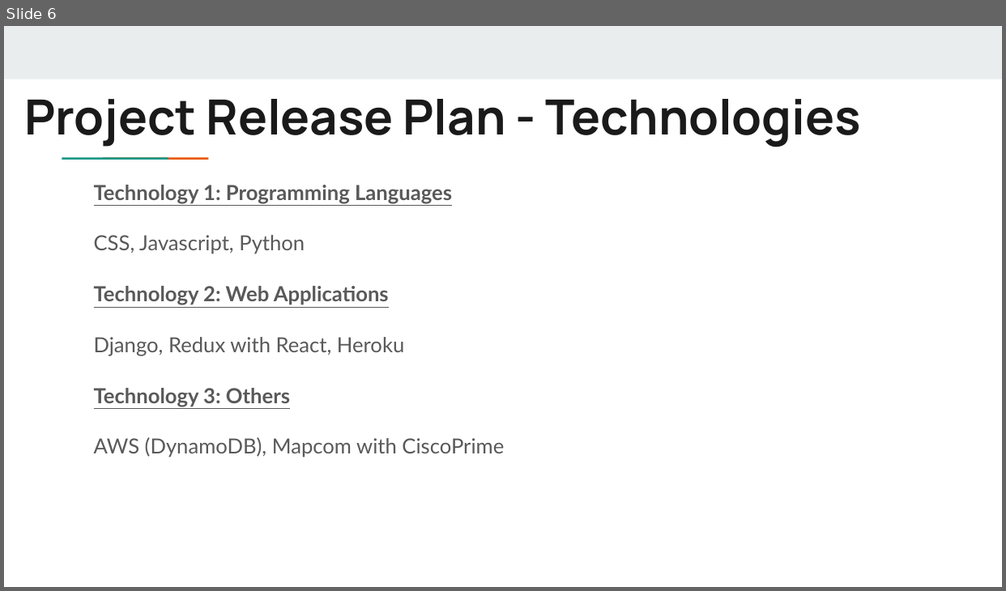
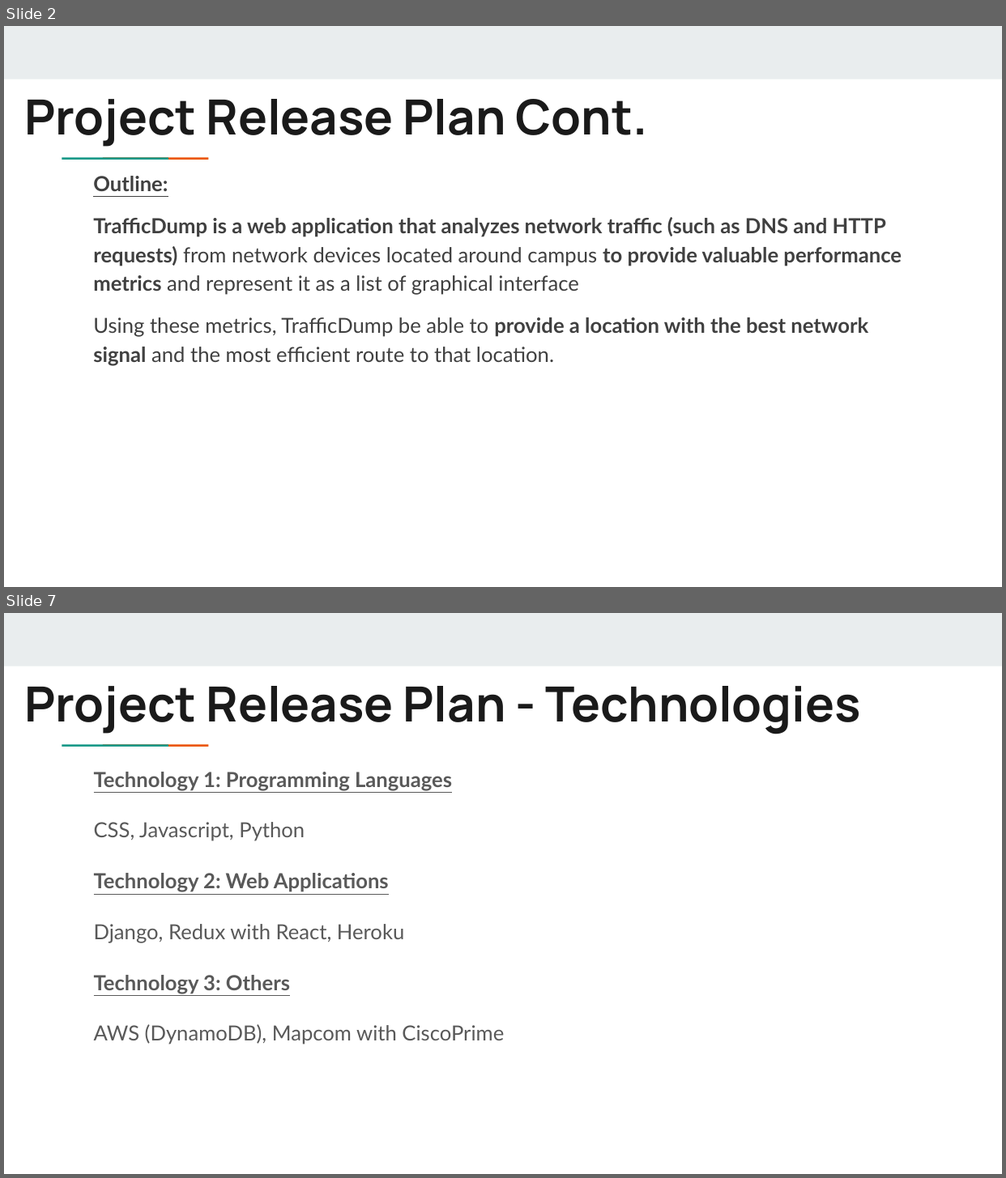
Before and after one commit to Cameron-Ozaki/cs115_TrafficDump, a slide deck: Project Release Plan.pptx. Shown one above the other, each under a label of ours: slide 6 before the commit, slides 2 and 7 after it; the slides between them are not shown. The pictures are 1006x591 and 1006x1178 pixels, drawn with LibreOffice and Linux fonts; fonts in the diff are those of the drawing. Boxes give left, top, right and bottom in pixels: in the first picture for what was removed or moved away, otherwise in the second. Text is boxed around its words. In the diff, an @@ line names an element or a change of style, - is before the commit and + after.

```diff
--- a/Project Release Plan.pptx
+++ b/Project Release Plan.pptx
@@ slide 2 added at [4,26,1002,587], background #FFFFFF; not listed: 3 template elements that a slide beside it also shows @@
@@ title added at [24,99,647,147], 35 pt, text #1A1A1A, bold @@
+Project Release Plan Cont.
@@ text added at [93,176,901,366], 15 pt, text #404040, bold @@
+Outline:
+TrafficDump is a web application that analyzes network traffic (such as DNS and HTTP requests) from network devices located around campus to provide valuable performance metrics and represent it as a list of graphical interface
+Using these metrics, TrafficDump be able to provide a location with the best network signal and the most efficient route to that location.
@@ what was slide 6 is now slide 7 @@
```
Also in this commit, not shown: 5 slides changed, 1 other slide added.
